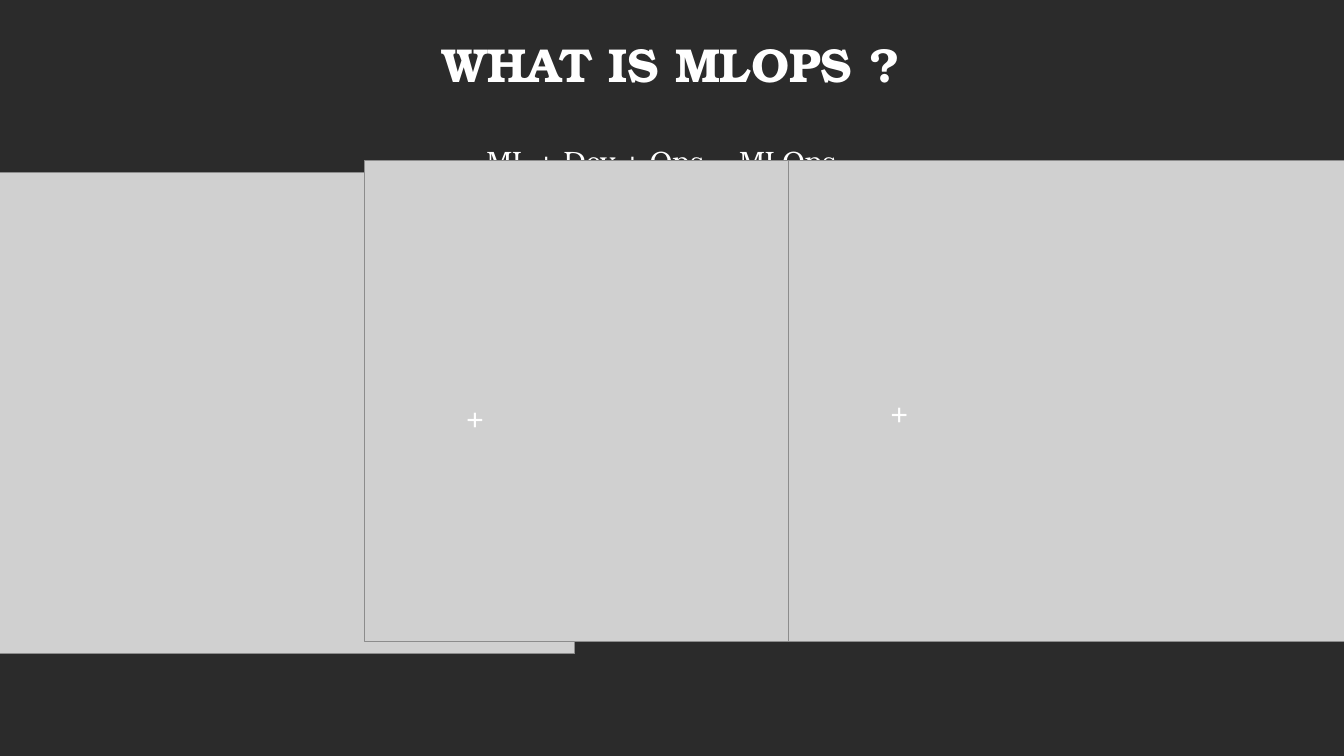
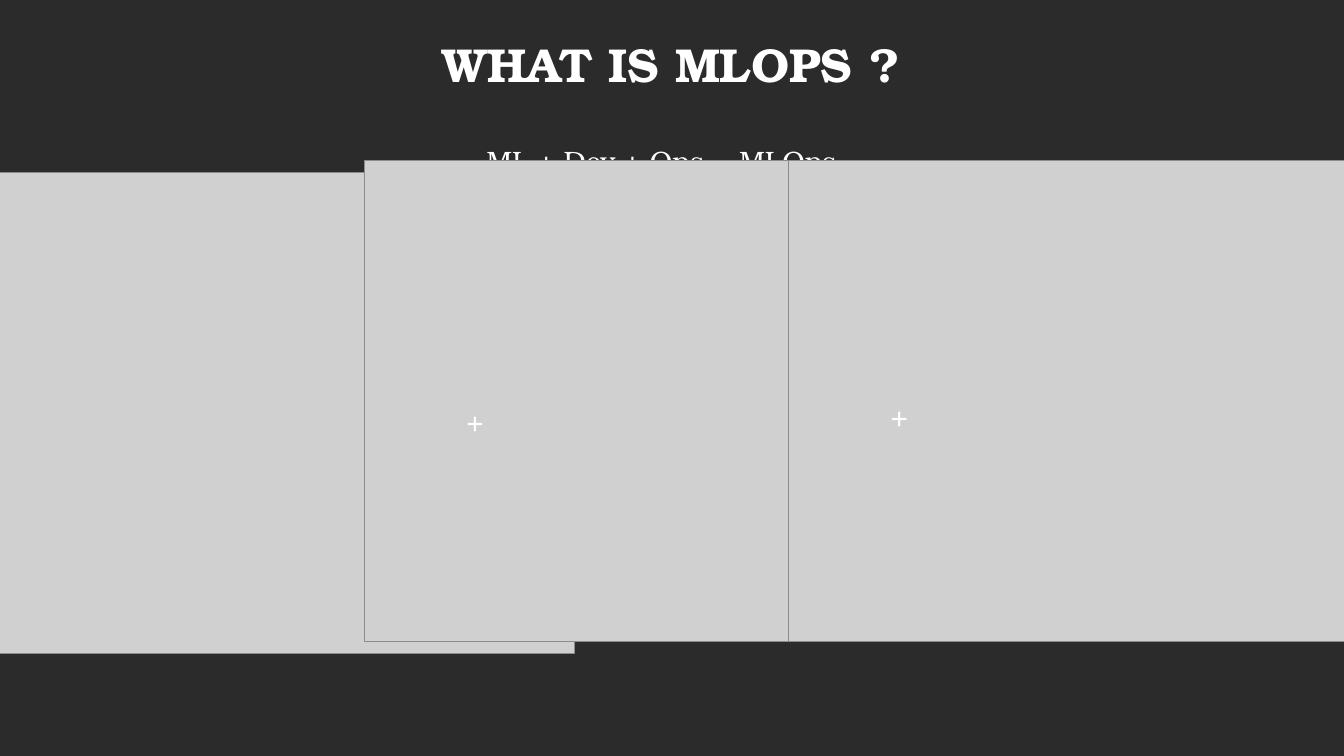
Before and after one commit to luffy2106/presentation, a slide deck: slide 3 of MLops_monthly_meeting/MLops_presentation.ppt. Drawn at 1344x756 pixels with LibreOffice and Linux fonts; fonts in the diff are those of the drawing; grey boxes stand for pictures; background and template pictures are left out; a plain dark background stands for a picture behind light text. Boxes give left, top, right and bottom in pixels: in the first picture for what was removed or moved away, otherwise in the second. Text is boxed around its words. In the diff, an @@ line names an element or a change of style, - is before the commit and + after.

```diff
--- a/MLops_monthly_meeting/MLops_presentation.ppt
+++ b/MLops_monthly_meeting/MLops_presentation.ppt
@@ text "+" at bbox=[447, 395, 503, 442]: line spacing 1 to 1.1 @@
@@ text "+" at bbox=[871, 390, 927, 437]: line spacing 1 to 1.1 @@
```
Also in this commit, not shown: 1 other slide changed, 4 slides added.
